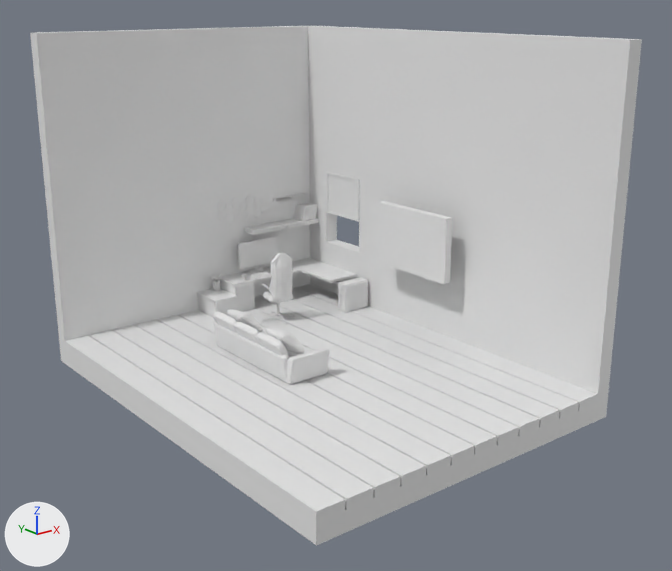
Renders of the glTF model public/models/Roomx.gltf from each side of a commit.
The view is the same before and after, from a 50 mm camera at (-9.29, -14.94, 6.84) aimed at (0.01, -3.31, 2.19). Every picture has the same lights, and +X, +Y and +Z are marked at lower left. The picture after the commit comes second. Where no turn or scale is listed for an object, it has been applied to the vertices. Vertices at exactly the same position are counted once.

In view in the first picture: 'Cube 60.001', 'Cube.002_white_0', 'Cube.003_white_0', 'Cube.012_white_0', 'Cube.043', 'Cube.046', 'Monitor', 'monitor2', 'monitor2_back', 'object_0' and 10 more.
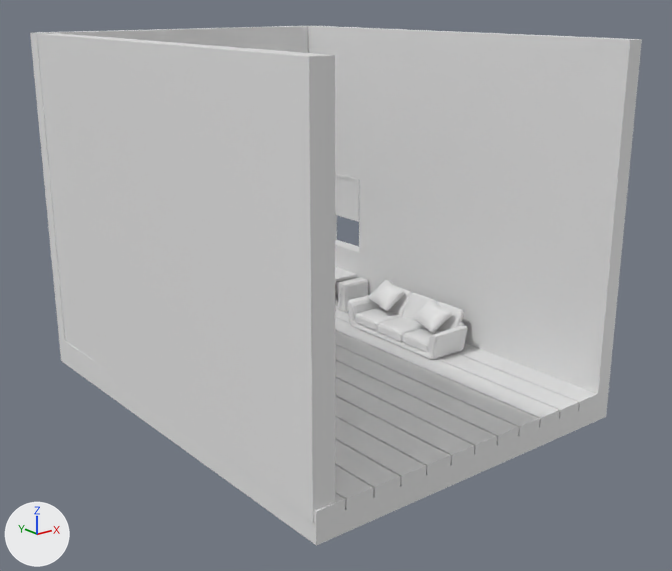
What differs and where, as boxes (x1, y1, x2, y2) in the pictures (672 x 571 px):
'Cube 60.001', moved, turned
    before: (213, 311, 330, 384)
    after: (348, 285, 467, 360)
part 1 of me_cube, added
    after: (37, 33, 335, 522)
'monitor2', unchanged, covered by the edit
    before: (379, 205, 445, 281)

The change, as a list of edits to the scene's bpy script:
```text
Change me_cube:
    used by ob_cube_046; location = (-2.1, -2.01, 0.39)
    verts and faces of me_cube; kept vertices keep their numbers, new ones are numbered from 114
    remove me_cube.from_pydata(...)  # 114 vertices, 186 faces; spans x -0.99..5.01, y -4.78..3.16, z -0.19..5.82
    add me_cube.from_pydata(...)  # 122 vertices, 198 faces; spans x -1.01..5.01, y -4.78..3.16, z -0.19..5.82
    me_cube part 1
    add verts[114] = (-0.66, -4.75, 0.14)
    add verts[115] = (-0.62, 3.13, 0.14)
    add verts[116] = (-1.01, -4.74, 0.14)  # pixel (312, 522)
    add verts[117] = (-0.98, 3.13, 0.14)  # pixel (60, 345)
    add for new, old in zip([*range(118, 122)], [*range(114, 118)]): verts[new] = verts[old] + (0.0, 0.0, 5.67)
    add faces += [(116, 120, 121), (116, 121, 117), (114, 115, 117), (114, 117, 116), (119, 121, 120), (118, 119, 120)]
    add faces += [(115, 119, 121), (115, 121, 117), (116, 118, 120), (114, 118, 116), (114, 115, 119), (114, 119, 118)]
Change ob_cube_60_001:
    ob_cube_60_001.location: (-0.57, -2.95, 0.89) -> (1.88, -2.25, 0.89)
    ob_cube_60_001.rotation_euler: (-1.571, 0.0, -1.575) -> (-1.571, 0.0, 1.558)  # degrees (-90, 0, -90) -> degrees (-90, 0, 89)
```
